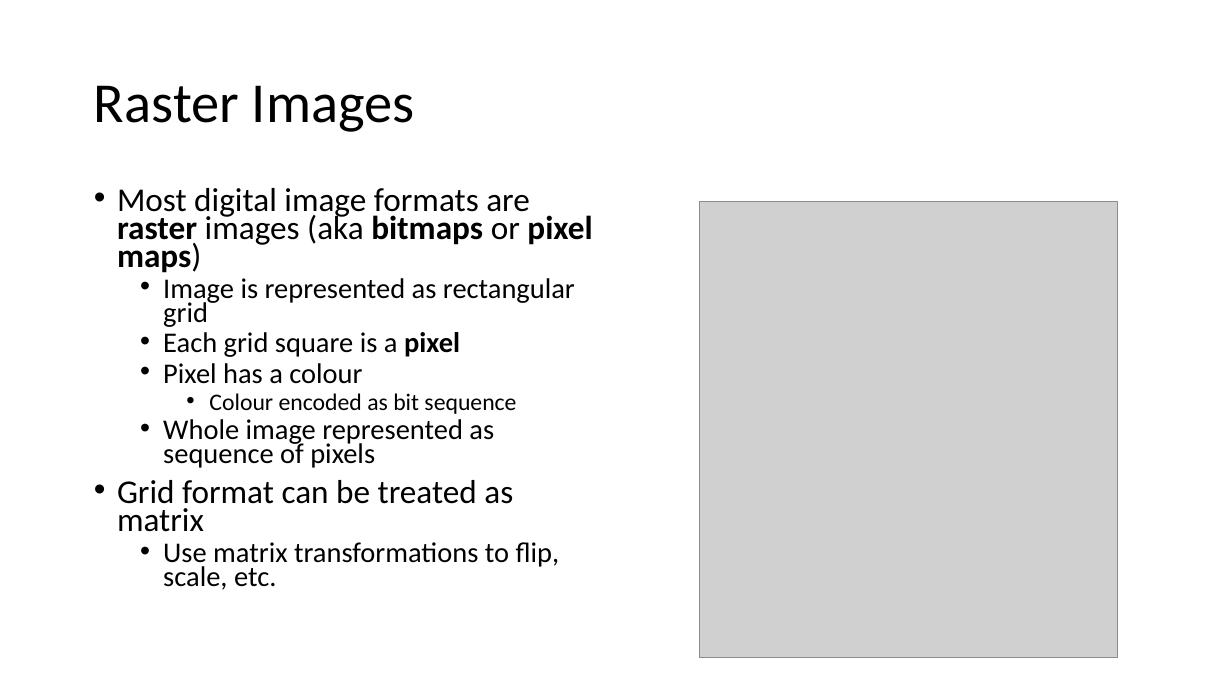
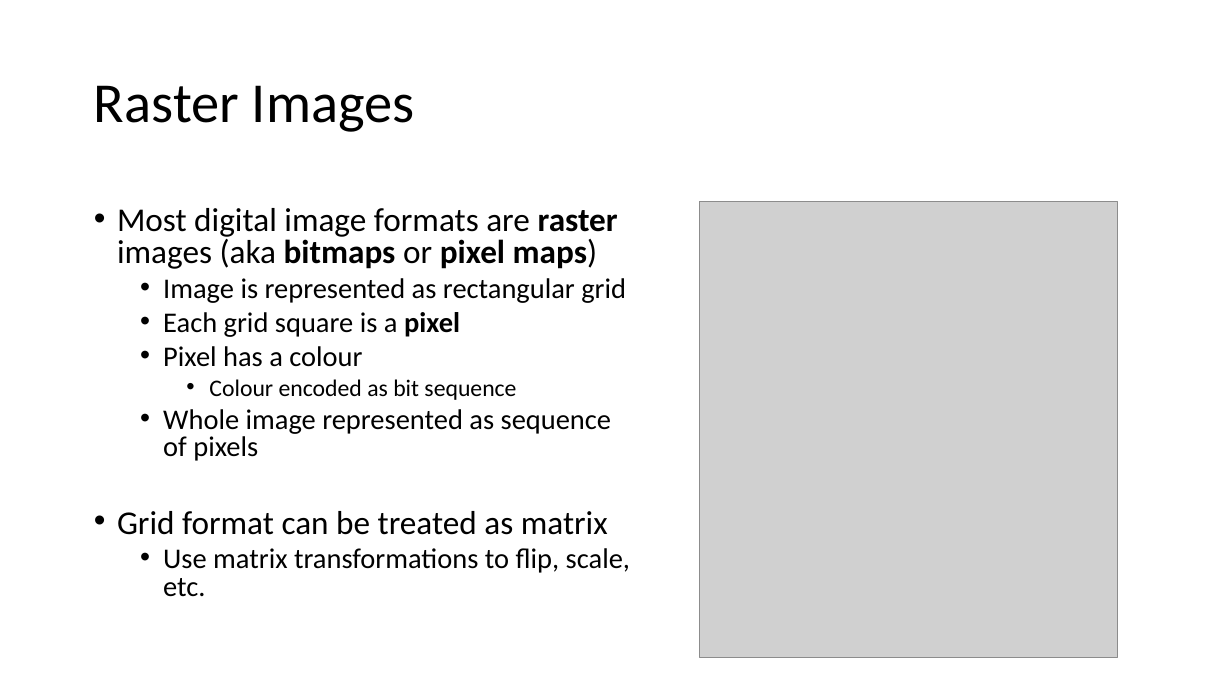
Before and after one commit to vcboy1/Leeds, a slide deck: slide 35 of 26fall/1860/Lecture/Week1.3/Lecture 1.3.1.pptx. Drawn at 1232x693 pixels with LibreOffice and Linux fonts; fonts in the diff are those of the drawing; grey boxes stand for pictures; background and template pictures are left out. Boxes give left, top, right and bottom in pixels: in the first picture for what was removed or moved away, otherwise in the second. Text is boxed around its words. In the diff, an @@ line names an element or a change of style, - is before the commit and + after.

```diff
--- a/26fall/1860/Lecture/Week1.3/Lecture 1.3.1.pptx
+++ b/26fall/1860/Lecture/Week1.3/Lecture 1.3.1.pptx
@@ text "Most digital image formats are ...": place and size @@
-text "Most digital image formats are ..." at (117, 188, 592, 590)
+text "Most digital image formats are ..." at (117, 208, 630, 597)
@@ text "Most digital image formats are ..." at (117, 208, 630, 597): line spacing 0.7 to 0.8 @@
```
Also in this commit, not shown: 6 other slides changed, 13 other files.
